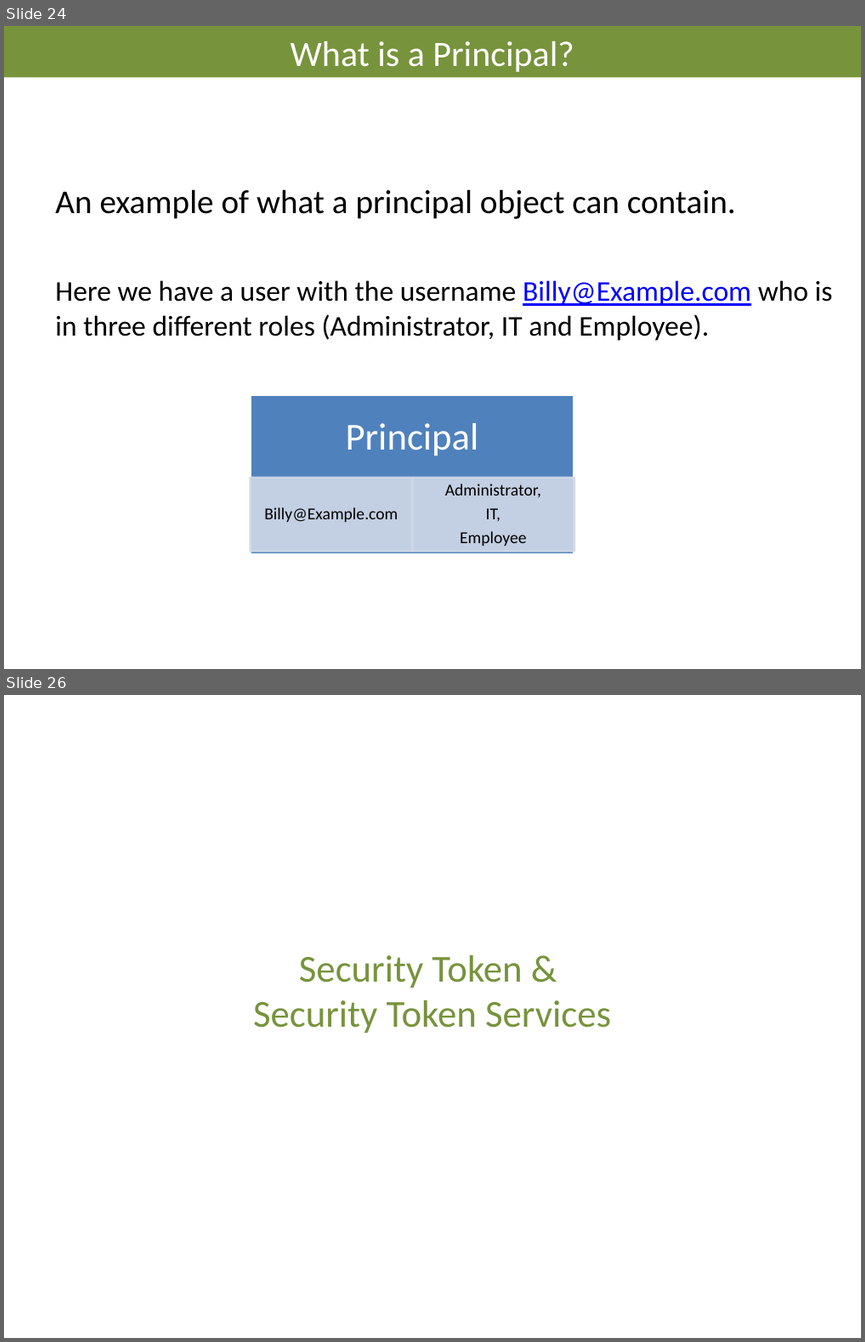
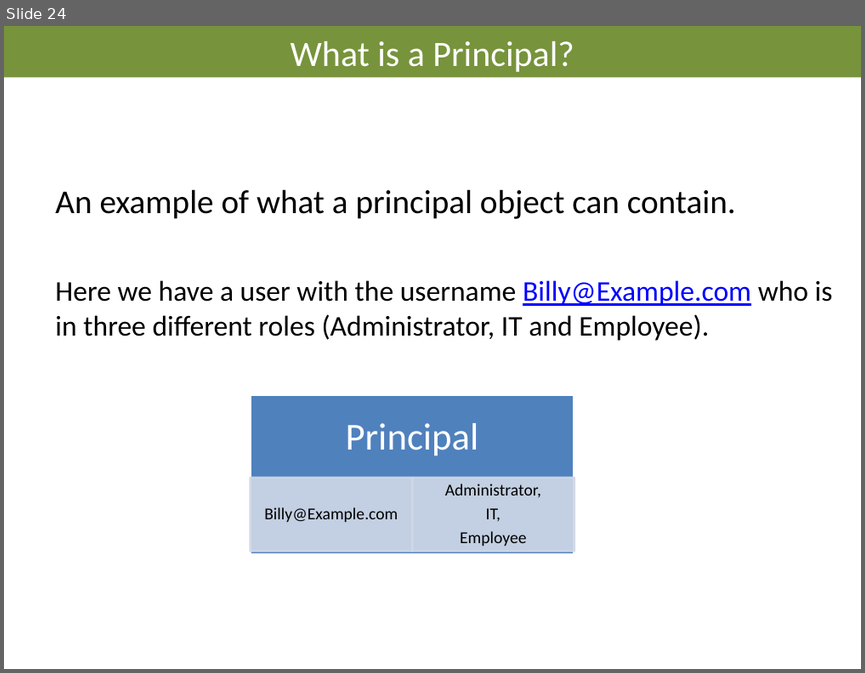
Before and after one commit to AndreasElffors/ProjectIdentity, a slide deck: Documents/Slides/Identity-SecurityFundamentals.pptx. Shown one above the other, each under a label of ours: slides 24 and 26 before the commit, slide 24 after it; the slides between them are not shown. The pictures are 865x1342 and 865x673 pixels, drawn with LibreOffice and Linux fonts; fonts in the diff are those of the drawing; background and template pictures are left out. Boxes give left, top, right and bottom in pixels: in the first picture for what was removed or moved away, otherwise in the second. Text is boxed around its words. In the diff, an @@ line names an element or a change of style, - is before the commit and + after.

```diff
--- a/Documents/Slides/Identity-SecurityFundamentals.pptx
+++ b/Documents/Slides/Identity-SecurityFundamentals.pptx
@@ slide 26 removed at (4, 695, 861, 1338), background #FFFFFF @@
@@ text removed at (253, 955, 611, 1033) @@
-Security Token &
-Security Token Services
```
Also in this commit, not shown: 3 slides changed, 9 other slides removed, 5 other files.
